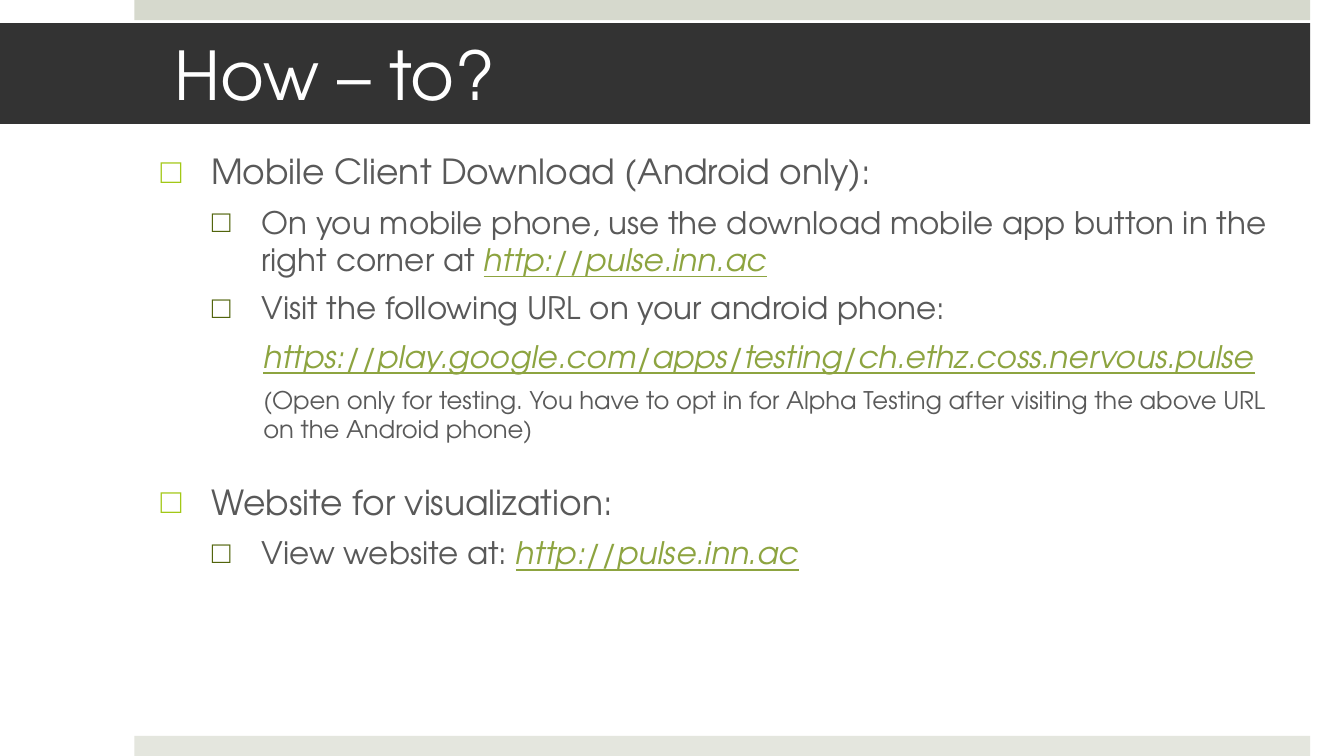
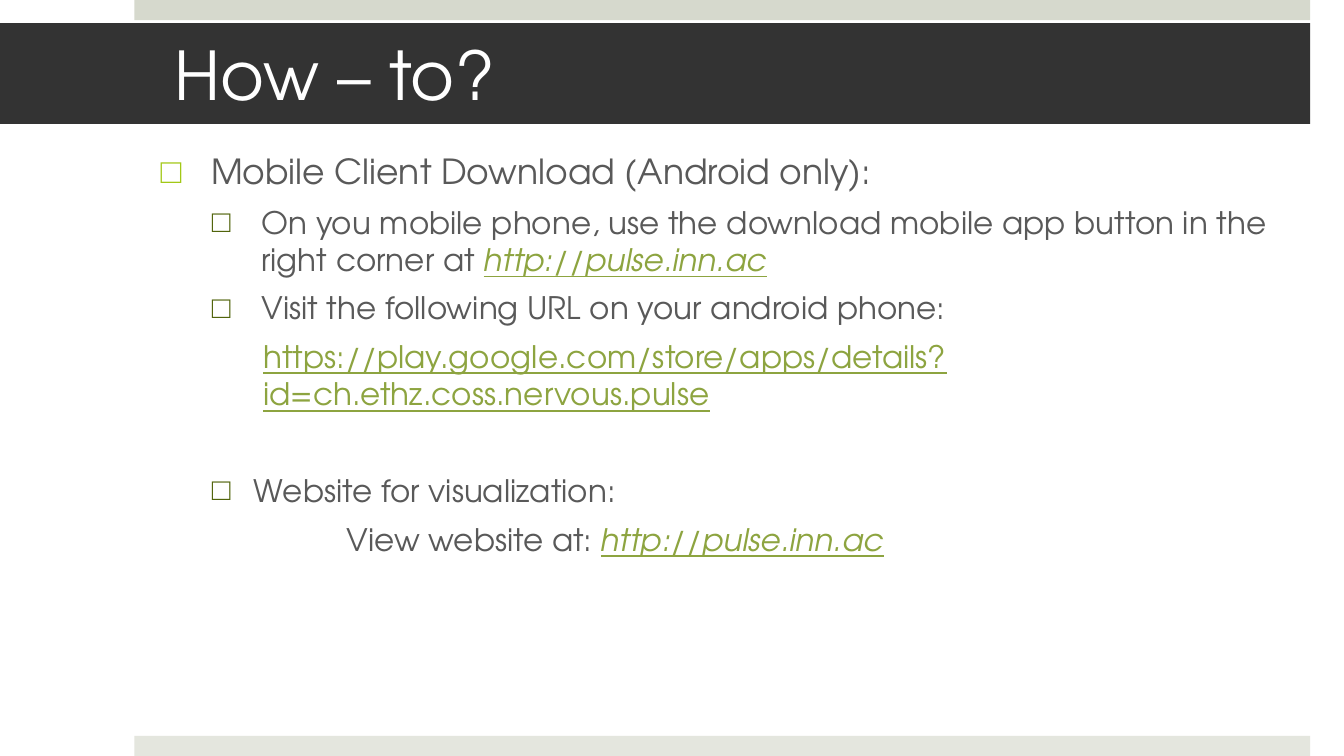
Before and after one commit to mistelip/SwarmPulse, a slide deck: slide 6 of Documents/presentation.pptx. Drawn at 1344x756 pixels with LibreOffice and Linux fonts; fonts in the diff are those of the drawing. Boxes give left, top, right and bottom in pixels: in the first picture for what was removed or moved away, otherwise in the second. Text is boxed around its words. In the diff, an @@ line names an element or a change of style, - is before the commit and + after.

```diff
--- a/Documents/presentation.pptx
+++ b/Documents/presentation.pptx
@@ text at (263,344,946,412): text changed; size 12.9 to 16.6 pt; text colour #595959 to #8DA440 @@
-    https://play.google.com/apps/testing/ch.ethz.coss.nervous.pulse
-    (Open only for testing. You have to opt in for Alpha Testing after visiting the above URL on the Android phone)
+    https://play.google.com/store/apps/details?id=ch.ethz.coss.nervous.pulse
@@ text at (254,479,884,557): size 18.5 to 16.6 pt in "Website for visualization:"; list level 1 to 2 in "Website for visualization:"; bullet colour #A2C816 to #51640B; bullet □ to none @@
```
Also in this commit, not shown: 1 other slide changed, 1 slide added, 21 other files.
